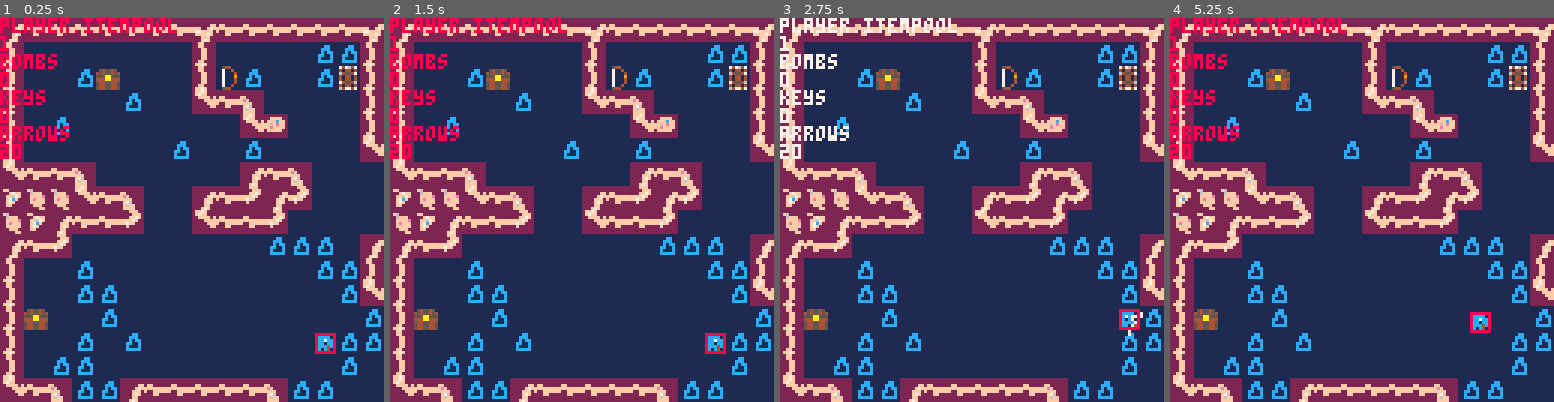
Above: before the commit, frames 1-4 (left to right).
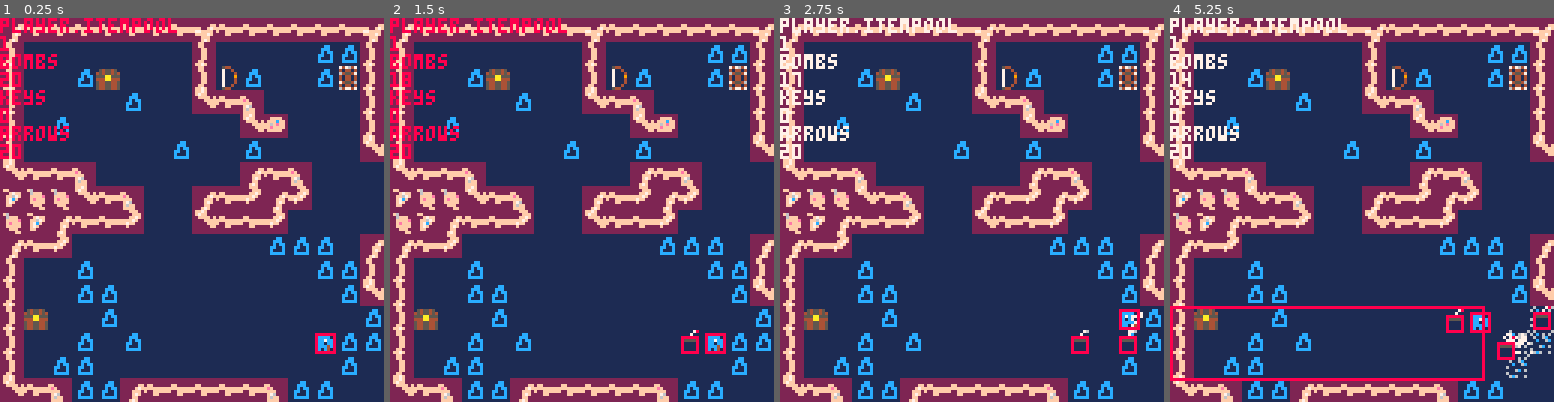
Above: after the commit, the same moments.

Repository: s-france/pico8GameS
Game: PICO-8 cartridge squid.p8
Same seed, same stepped clock (60 frames per second), same inputs: the game is played once before the commit and once after it.
Inputs:
- Up to frame 1 (0.25 s): no input
- Up to frame 2 (1.5 s): tap X (X key) at 0.33, 1.07 s; tap O (Z key) at 0.7 s
- Up to frame 3 (2.75 s): hold Right 1.6-2.1 s; tap O (Z key) at 1.7, 2.1, 2.5 s; tap X (X key) at 1.85 s; hold Up 2.15-2.42 s; hold Right from 2.47 s (still down)
- Up to frame 4 (5.25 s): tap O (Z key) every 0.4 s from 2.9 to 4.9 s; tap X (X key) at 2.97, 4.08, 5.2 s; release Right at 3.03 s; hold Left 3.08-3.58 s; hold Down 3.63-3.97 s; hold Right 4.02-4.68 s; hold Up 4.73-5.03 s; hold Left from 5.08 s (still down)

The runs differ from the first frame. In frame 1, less than 0.1% of the frame differs, in the area x 0-6%, y 14-18%; in frame 2, 0.3%; in frame 3, 0.5%; in frame 4, 4.9%, in the area x 0-100%, y 0-95%.

Commit message:
Update squid.p8

Diff:
--- a/squid.p8
+++ b/squid.p8
@@ -130,7 +130,7 @@
   ["bow"] = {42, 1, 0},
  	["raft"] = {43, 0, 0} }
  player.resources = {
-  ["bombs"] = {0, 0},
+  ["bombs"] = {20, 0},
   ["keys"] = {0},
   ["arrows"] = {20},
   ["😐oney"] = {0} }
@@ -587,6 +587,8 @@
 	bomb.sprite = 18
 	bomb.mapposx = mapposx
 	bomb.mapposy = mapposy
+	bomb.hb = add_hitbox(2,4,5,5,5,-1,bomb)
+	bomb.isalive = true
 	add(bombpool,bomb)
 end
 
@@ -599,6 +601,7 @@
 function update_bomb(bomb)
 	if (bomb.timer == 0) then
 	 add_partsys(bomb.x+4,bomb.y+4,1,1, 2,5, 0,0, 2,2, 0.0625)
+	 bomb.isalive = false
 	 del(bombpool,bomb)
 
 	 add_hitbox(1, bomb.x+4,bomb.y+4, 24,24, 3)
Not shown, changed: the music (__music__) section of squid.p8
Not shown, changed: the sound effects (__sfx__) section of squid.p8
